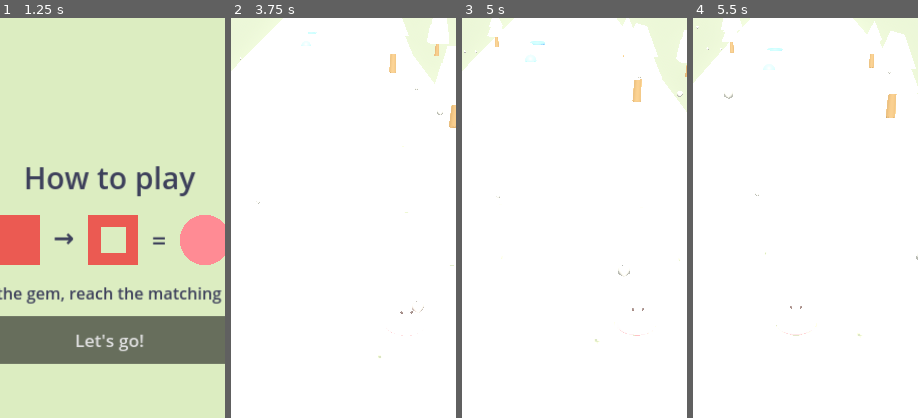
Above: before the commit, frames 1-4 (left to right).
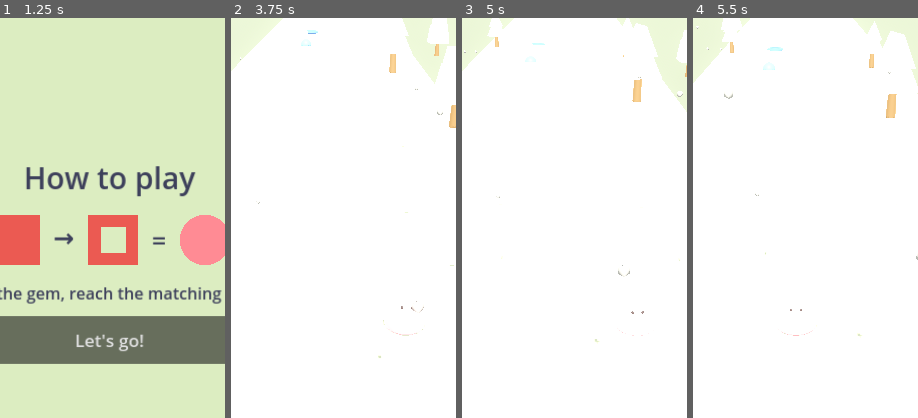
Above: after the commit, the same moments.

Repository: Wrexist/Runner
Game: Godot game, scene res://scenes/Main.tscn
The game is run twice, just before and just after one commit, with the same random seed, the same clock (stepped at 60 frames per second) and the same inputs.
Inputs (mouse positions are % of the whole screen's width and height, from its top left):
- Up to frame 1 (1.25 s): click "Play" at 0.5 s
- Up to frame 2 (3.75 s): click "Let's go!" at 1.25 s; tap Enter at 2 s; move the mouse to (72, 45) at 2.02 s; hold Right 2.03-2.75 s; click (72, 45) at 2.17 s; drag from (30, 55) to (45, 70) at 2.77 s; move the mouse to (60, 28) at 3.52 s; hold Right from 3.53 s (still down)
- Up to frame 3 (5 s): release Right at 4.25 s; drag from (45, 70) to (20, 35) at 4.27 s
- Up to frame 4 (5.5 s): move the mouse to (80, 65) at 5.02 s; hold Left from 5.03 s (still down)
The pictures show only the part of the screen within x 26-76%, y 20-70%; the shares and areas given below are measured in that part.

Frame 1 is identical in both runs. In frame 2, less than 0.1% of the frame differs, in the area x 31-86%, y 3-80%; in frame 3, less than 0.1%; in frame 4, less than 0.1%.

Commit message:
feat(visual): choreographed synced idle bob
Gems, cages, power-ups, and the player now bob to a single shared run-time
phase (sin(elapsed*3)) instead of random per-item phases — a synced,
choreographed 'produced' rhythm rather than scattered motion. Still
reduce-motion-gated. Verified locally (Godot 4.3): clean load + ALL PASS.

https://claude.ai/code/session_01S1TBhfiopKfM158sZ5HFvQ

Diff:
--- a/core/Collectible.gd
+++ b/core/Collectible.gd
@@ -109,7 +109,8 @@
 	if not _reduce and _visual:
 		_t += delta
 		_visual.rotation.y += delta * (2.2 if kind == "gem" else 0.7)
-		_visual.position.y = sin(_t * 3.0 + _bob_phase) * 0.08
+		# Shared run-time phase, so every collectible bobs in choreographed unison.
+		_visual.position.y = sin(GameCore.elapsed * 3.0) * 0.08
 	_check_proximity()
 	if position.z > 4.0:        # passed the player; recycle back to the pool
 		_despawn()
--- a/core/Player.gd
+++ b/core/Player.gd
@@ -177,8 +177,8 @@
 		_:
 			b.scale.y = 1.0
 			if not bool(SaveManager.settings.get("reduce_motion", false)):
-				_bob_t += delta
-				b.position.y = sin(_bob_t * 2.5) * 0.06
+				# Shared run-time phase — synced with gems/power-ups (choreographed).
+				b.position.y = sin(GameCore.elapsed * 3.0) * 0.06
 			else:
 				b.position.y = 0.0
 
